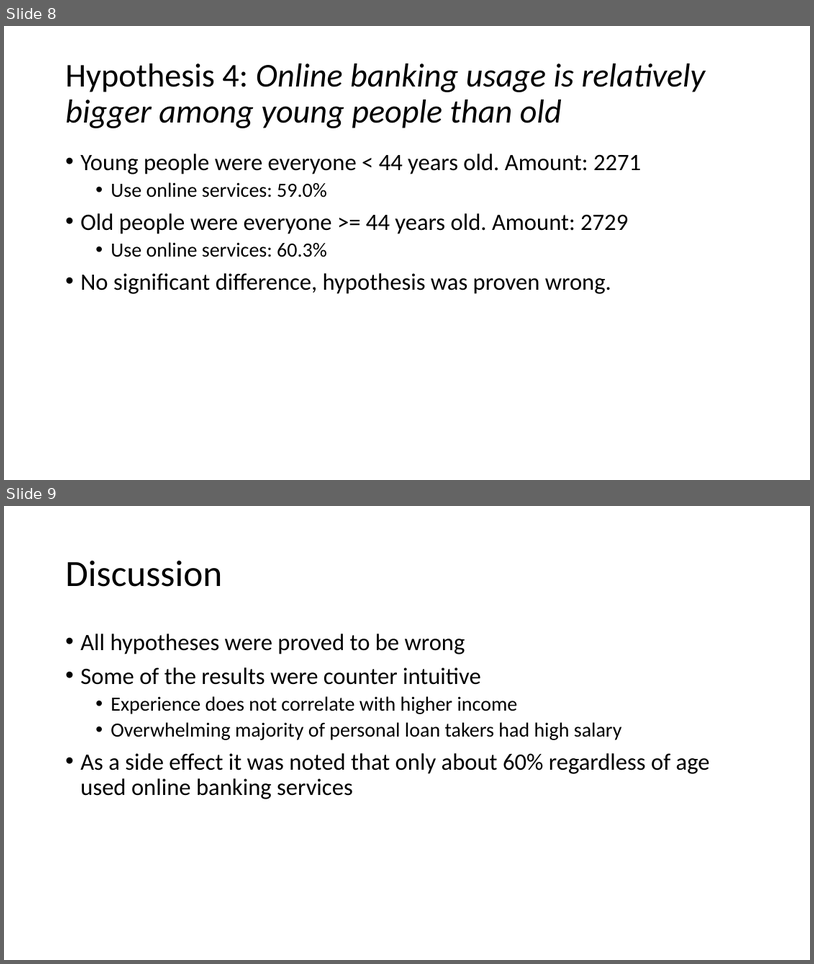
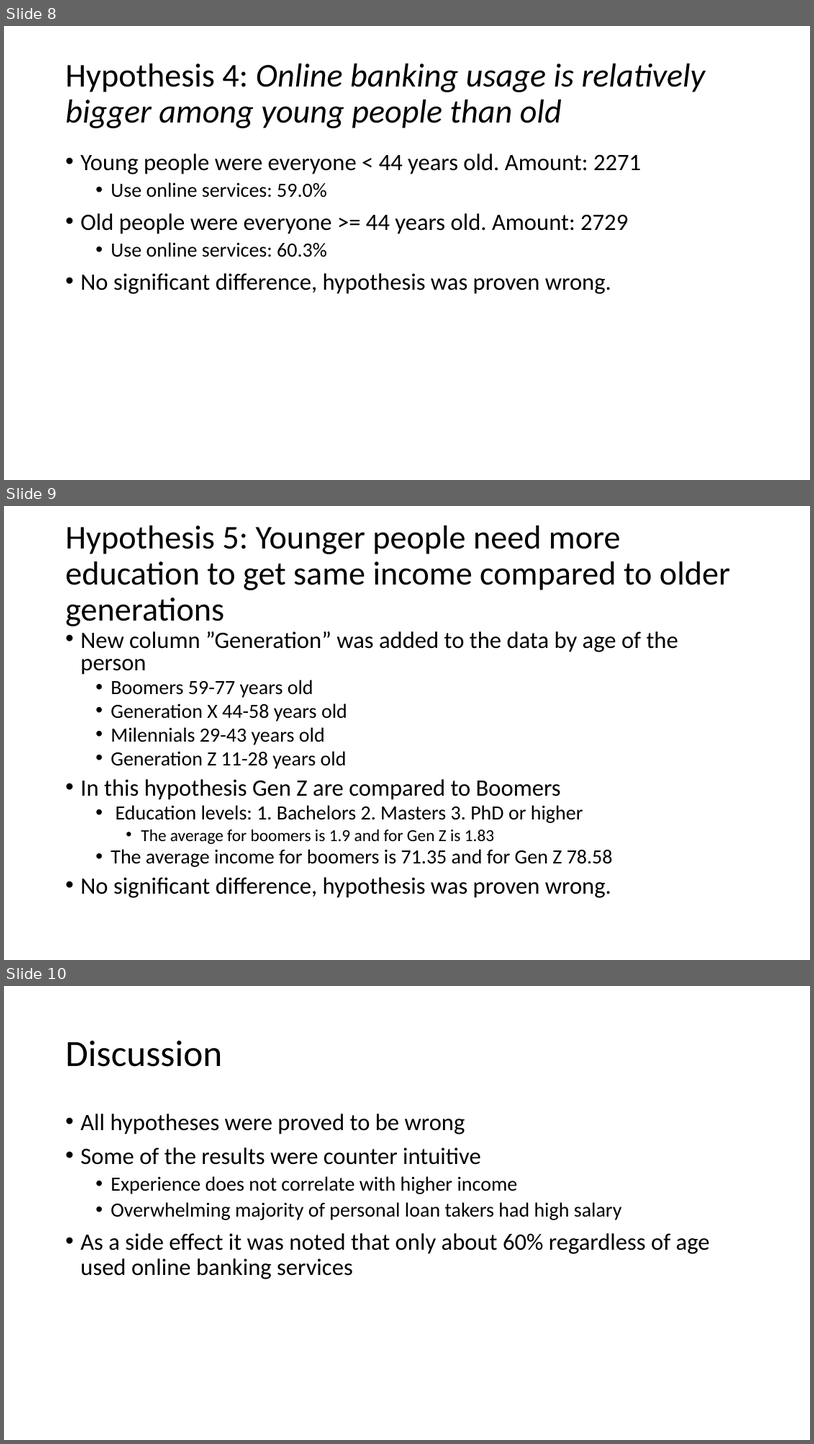
Before and after one commit to arttusa/dsdba_project, a slide deck: DSDBA Project.pptx. Shown one above the other, each under a label of ours: slides 8 and 9 before the commit, slides 8, 9 and 10 after it. The pictures are 814x964 and 814x1444 pixels, drawn with LibreOffice and Linux fonts; fonts in the diff are those of the drawing. Boxes give left, top, right and bottom in pixels: in the first picture for what was removed or moved away, otherwise in the second. Text is boxed around its words. In the diff, an @@ line names an element or a change of style, - is before the commit and + after.

Commit message:
5th hypothesis added

```diff
--- a/DSDBA Project.pptx
+++ b/DSDBA Project.pptx
@@ slide 9 added at [4,506,810,960], background #FFFFFF @@
@@ title added at [65,525,730,626], 39.6 pt, text #000000 @@
+Hypothesis 5: Younger people need more education to get same income compared to older generations
@@ text added at [80,631,679,898], 24 pt, text #000000 @@
+• New column ”Generation” was added to the data by age of the person
+  • Boomers 59-77 years old
+  • Generation X 44-58 years old
+  • Milennials 29-43 years old
+  • Generation Z 11-28 years old
+• In this hypothesis Gen Z are compared to Boomers
+  • Education levels: 1. Bachelors 2. Masters 3. PhD or higher
+    • The average for boomers is 1.9 and for Gen Z is 1.83
+  • The average income for boomers is 71.35 and for Gen Z 78.58
+• No significant difference, hypothesis was proven wrong.
@@ what was slide 9 is now slide 10 @@
```
Also in this commit, not shown: 1 slide changed.
